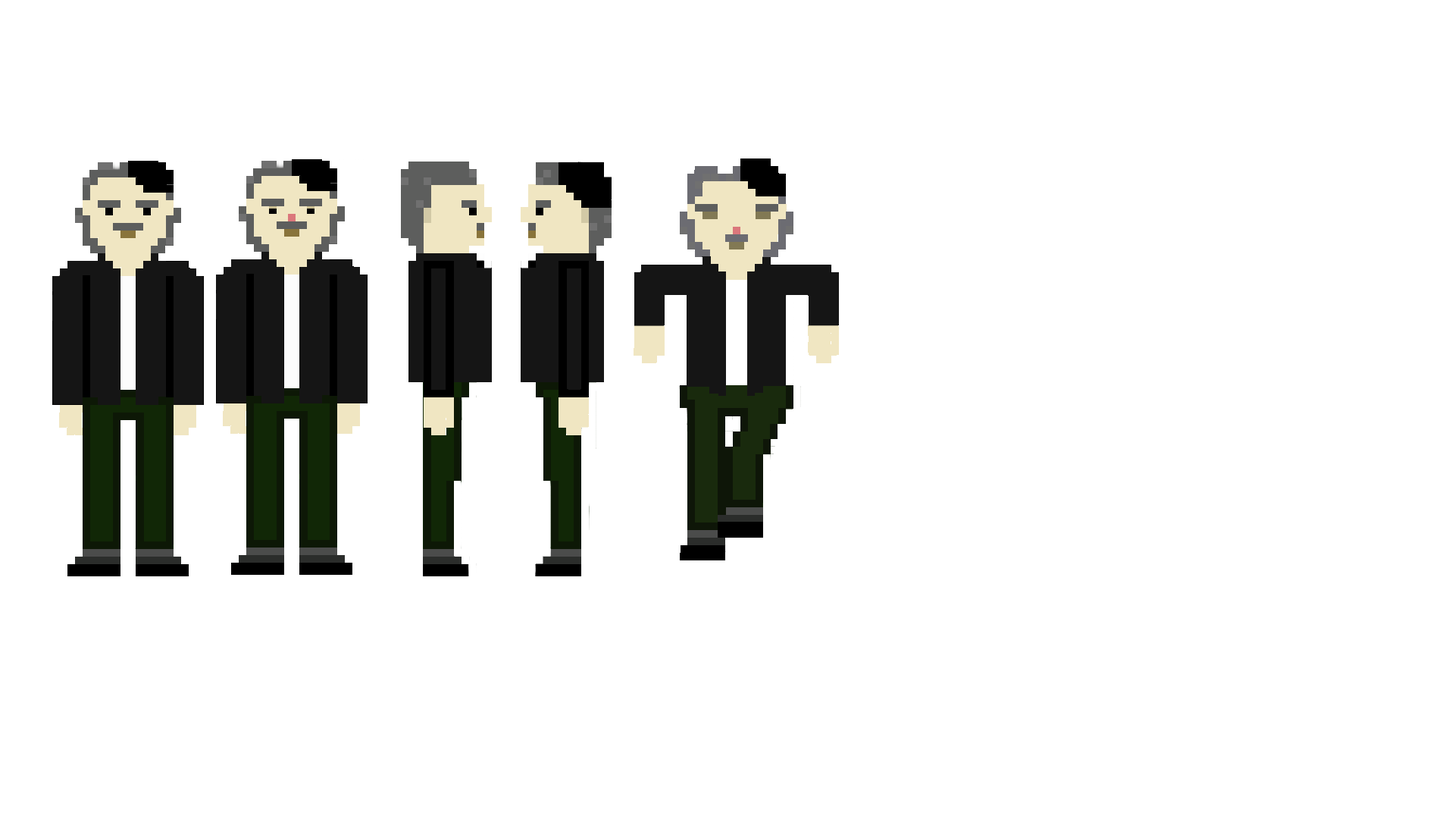
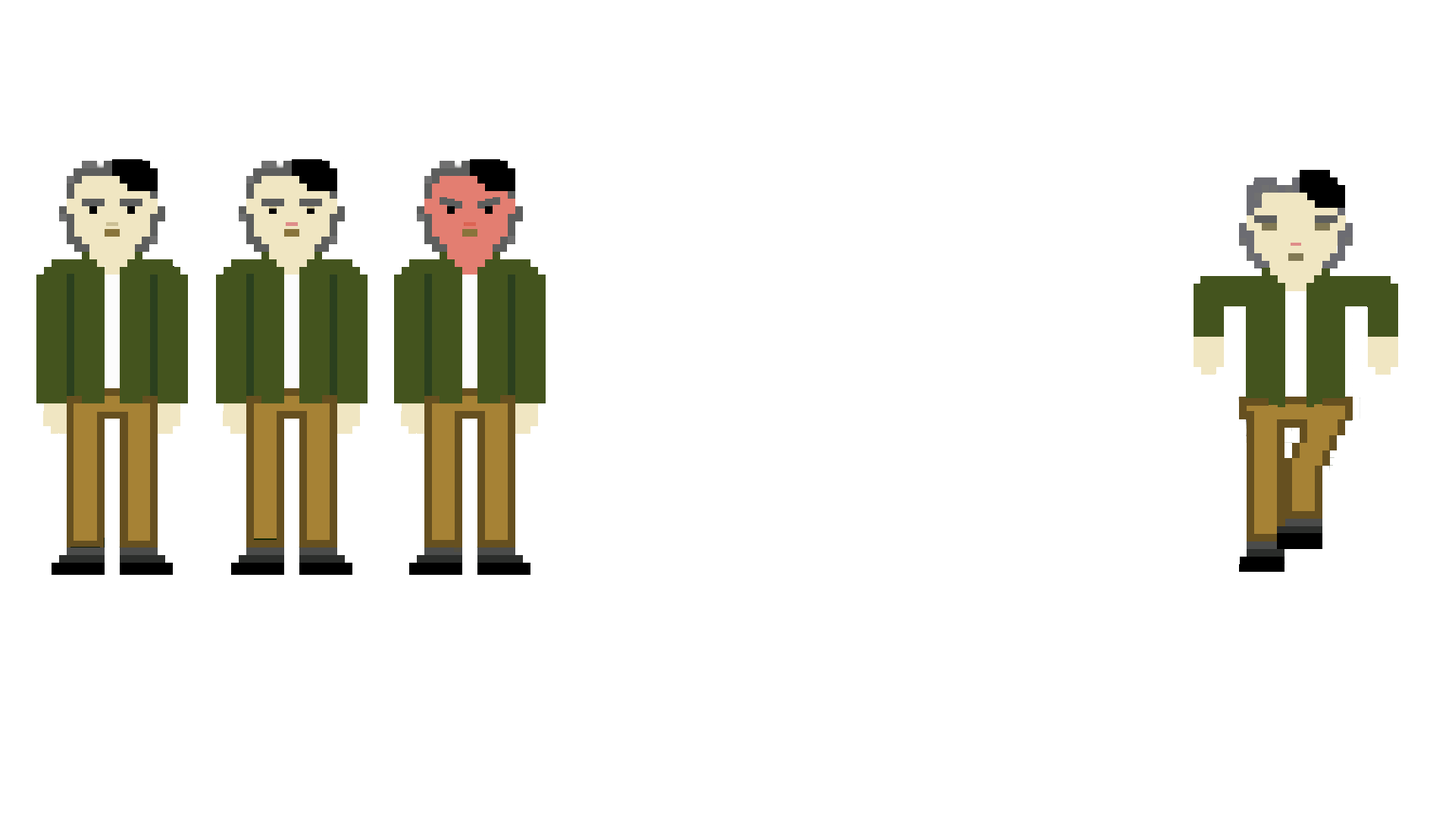
Two versions of the same layered image (1455×819). Layer-by-layer changes:
painted on "Calque 8" over [216, 175, 1313, 548]
added layer "Calque 9" above "Calque 7" over [394, 159, 546, 575]
painted on "Calque 7" over [36, 158, 1399, 577]
